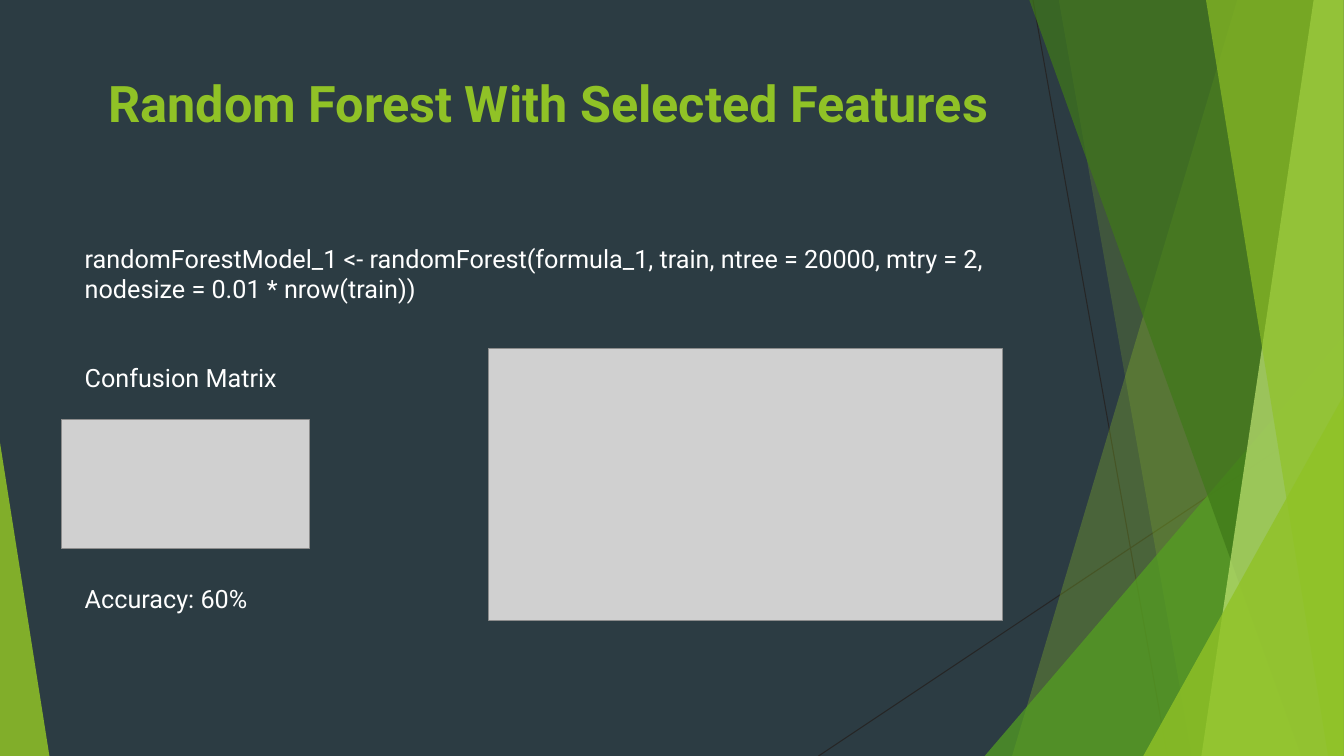
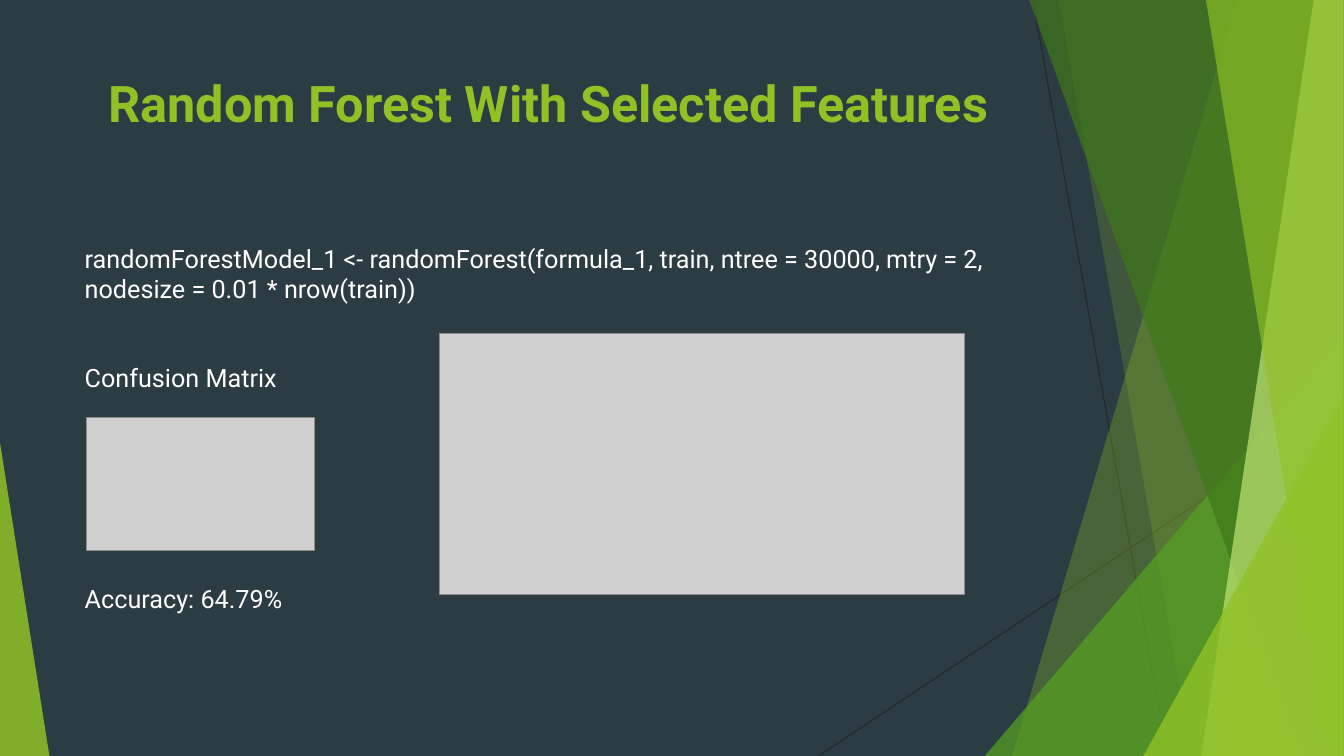
Before and after one commit to v1jaynarayanan/fifaworldcup2018, a slide deck: slide 17 of CrystalBallerz-WorldCup2018-Report.pptx. Drawn at 1344x756 pixels with LibreOffice and Linux fonts; fonts in the diff are those of the drawing; grey boxes stand for pictures; background and template pictures are left out. Boxes give left, top, right and bottom in pixels: in the first picture for what was removed or moved away, otherwise in the second. Text is boxed around its words. In the diff, an @@ line names an element or a change of style, - is before the commit and + after.

```diff
--- a/CrystalBallerz-WorldCup2018-Report.pptx
+++ b/CrystalBallerz-WorldCup2018-Report.pptx
@@ text at box(85, 248, 982, 304): text changed @@
-randomForestModel_1 <- randomForest(formula_1, train, ntree = 20000, mtry = 2, nodesize = 0.01 * nrow(train))
+randomForestModel_1 <- randomForest(formula_1, train, ntree = 30000, mtry = 2, nodesize = 0.01 * nrow(train))
@@ picture: place and size @@
-picture at box(489, 349, 1003, 620)
+picture at box(440, 334, 965, 594)
@@ picture: place and size @@
-picture at box(62, 420, 310, 549)
+picture at box(87, 417, 315, 551)
@@ text at box(85, 590, 283, 614): text changed @@
-Accuracy: 60%
+Accuracy: 64.79%
```
Also in this commit, not shown: 7 other slides changed, 2 other files.
